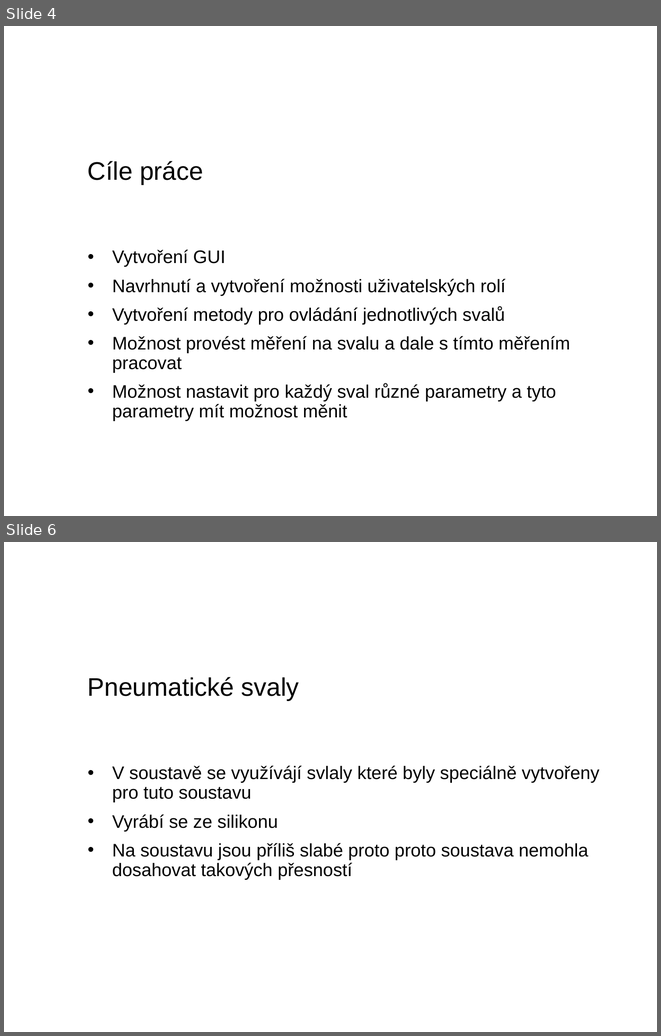
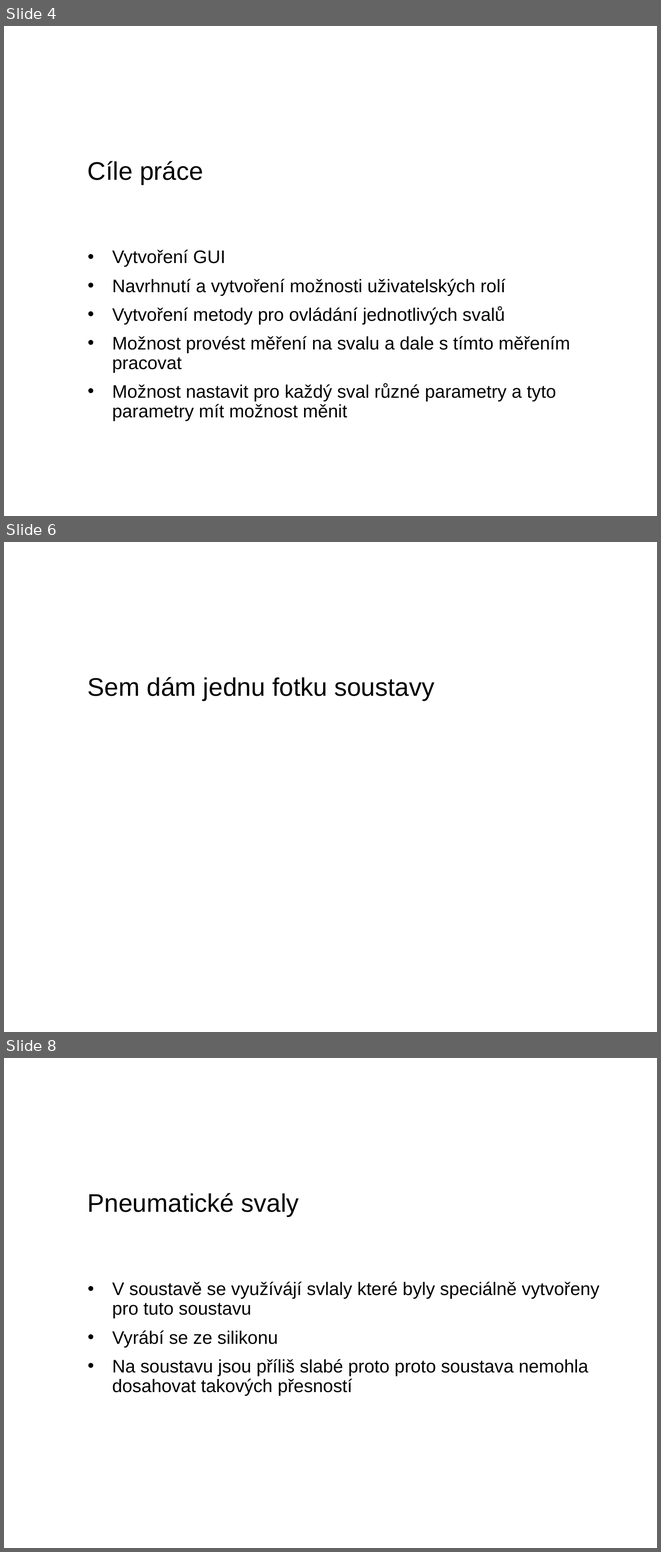
Before and after one commit to IronKnee22/Bakalarka, a slide deck: Obhajoba_darsamar.pptx. Shown one above the other, each under a label of ours: slides 4 and 6 before the commit, slides 4, 6 and 8 after it; the slides between them are not shown. The pictures are 661x1036 and 661x1552 pixels, drawn with LibreOffice and Linux fonts; fonts in the diff are those of the drawing; background and template pictures are left out. Boxes give left, top, right and bottom in pixels: in the first picture for what was removed or moved away, otherwise in the second. Text is boxed around its words. In the diff, an @@ line names an element or a change of style, - is before the commit and + after.

```diff
--- a/Obhajoba_darsamar.pptx
+++ b/Obhajoba_darsamar.pptx
@@ slide 6 added at (4,542,657,1032), background #FFFFFF @@
@@ title added at (88,677,434,700), 28 pt, text #000000 @@
+Sem dám jednu fotku soustavy
@@ what was slide 6 is now slide 8 @@
```
Also in this commit, not shown: 2 slides changed, 8 other slides added, 5 slides removed.
